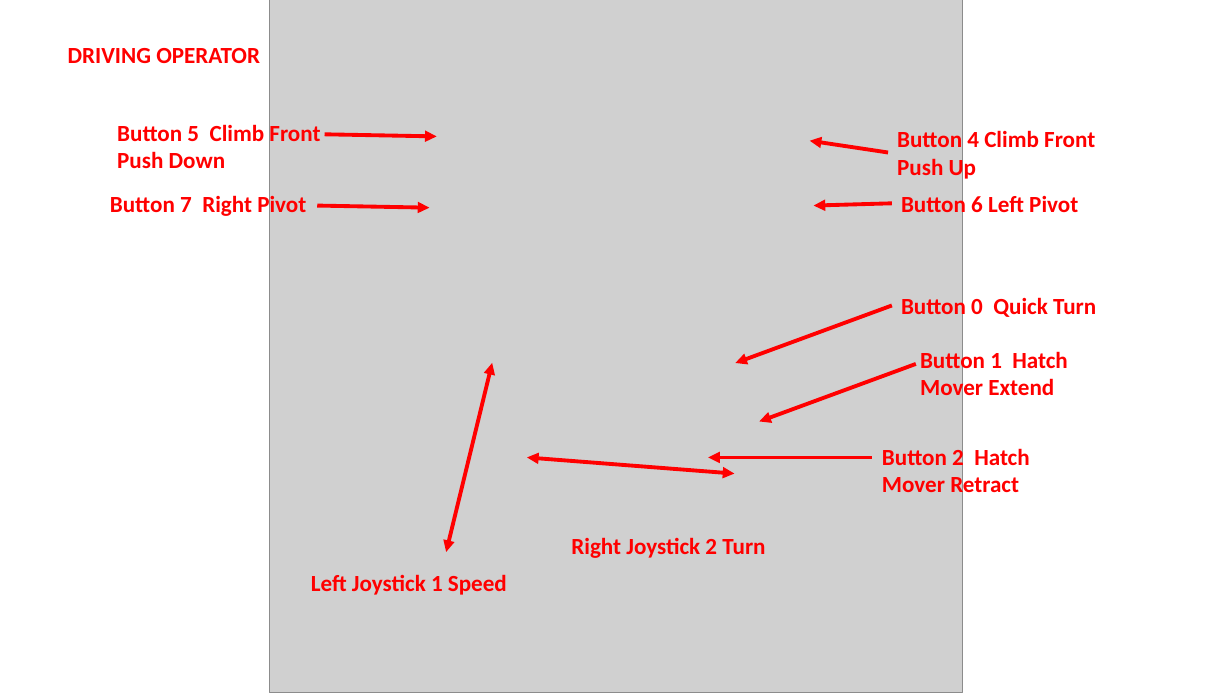
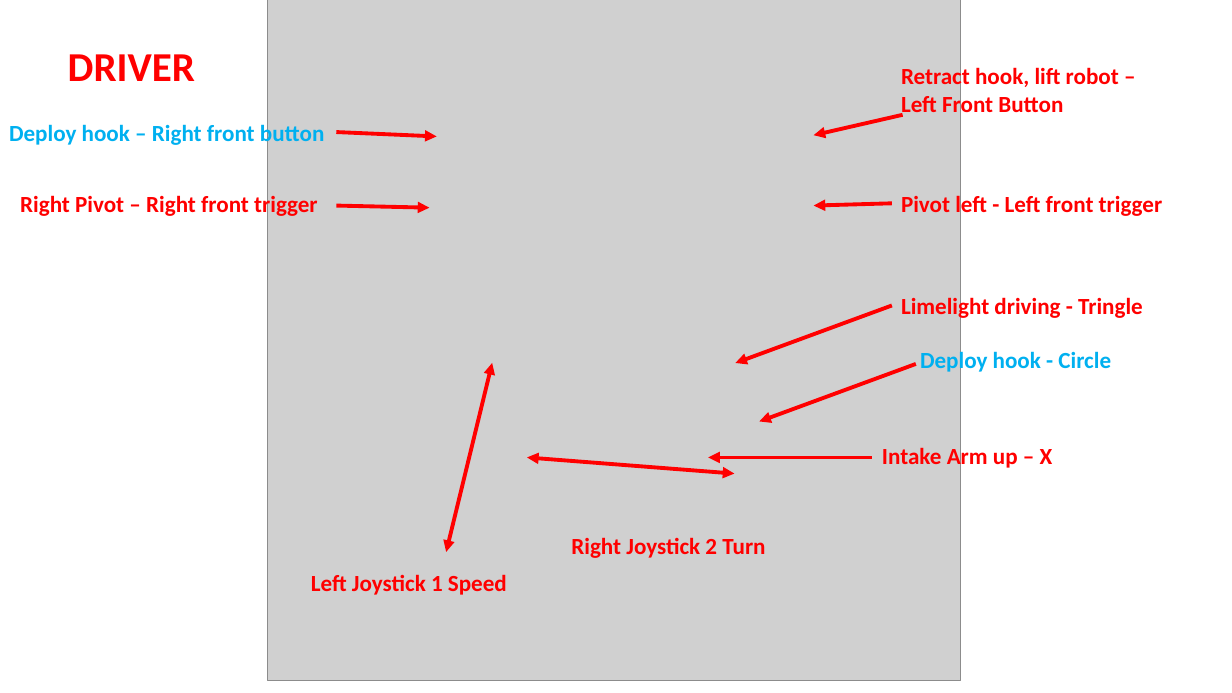
Before and after one commit to ramonarampage1159/2020-INFINITE-RECHARGE-Documents, a slide deck: slide 2 of Joystick/Joystick.pptx. Drawn at 1232x693 pixels with LibreOffice and Linux fonts; fonts in the diff are those of the drawing; grey boxes stand for pictures. Boxes give left, top, right and bottom in pixels: in the first picture for what was removed or moved away, otherwise in the second. Text is boxed around its words. In the diff, an @@ line names an element or a change of style, - is before the commit and + after.

```diff
--- a/Joystick/Joystick.pptx
+++ b/Joystick/Joystick.pptx
@@ picture: place and size @@
-picture at box(270, 0, 963, 693)
+picture at box(268, 0, 961, 681)
@@ text at box(68, 54, 195, 81): text changed; size 18 to 32 pt @@
-DRIVING OPERATOR
+DRIVER
@@ text at box(901, 64, 1119, 118): text changed @@
-Button 4 Climb Front Push Up
+Retract hook, lift robot –
+Left Front Button
@@ arrow moved from (888, 152) - (810, 140) to (903, 115) - (814, 135) @@
@@ text at box(9, 121, 324, 147): text changed; text colour #FF0000 to #00B0F0 @@
-Button 5 Climb Front Push Down
+Deploy hook – Right front button
@@ arrow moved from (324, 134) - (437, 137) to (336, 132) - (437, 137) @@
@@ text at box(20, 192, 317, 218): text changed @@
-Button 7 Right Pivot
+Right Pivot – Right front trigger
@@ arrow moved from (317, 206) - (430, 208) to (336, 206) - (430, 208) @@
@@ text at box(901, 192, 1162, 218): text changed @@
-Button 6 Left Pivot
+Pivot left - Left front trigger
@@ text at box(901, 294, 1143, 320): text changed @@
-Button 0 Quick Turn
+Limelight driving - Tringle
@@ text at box(920, 348, 1111, 374): text changed; text colour #FF0000 to #00B0F0 @@
-Button 1 Hatch Mover Extend
+Deploy hook - Circle
@@ text at box(882, 445, 1053, 471): text changed @@
-Button 2 Hatch Mover Retract
+Intake Arm up – X
```
Also in this commit, not shown: 1 slide added, 1 slide removed.
